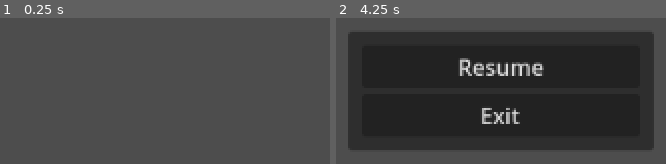
Above: before the commit, frames 1-2 (left to right).
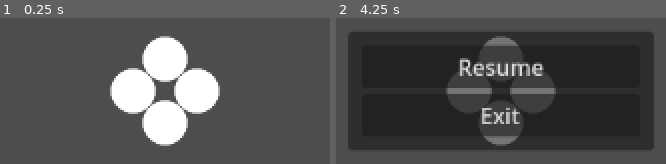
Above: after the commit, the same moments.

Repository: Hokome/BulletHellJam5
Game: Godot game, scene res://game.tscn
The game is run twice, just before and just after one commit, with the same random seed, the same clock (stepped at 60 frames per second) and the same inputs.
Inputs (mouse positions are in pixels of both pictures, inside the frame that each line leads up to):
- Up to frame 1 (0.25 s): no input
- Up to frame 2 (4.25 s): tap Enter at 0.5, 2, 3.5 s; move the mouse to (outside the picture) at 0.52 s; click (outside the picture) at 0.6 s; right-click (outside the picture) at 0.8 s; tap Space at 1.25, 2.75 s; move the mouse to (outside the picture) at 1.27 s; right-click (outside the picture) at 1.35 s; click (outside the picture) at 1.55 s; move the mouse to (outside the picture) at 2.02 s; click (outside the picture) at 2.1 s; right-click (outside the picture) at 2.3 s; move the mouse to (outside the picture) at 2.77 s; right-click (outside the picture) at 2.85 s; click (outside the picture) at 3.05 s; move the mouse to (outside the picture) at 3.52 s; click (outside the picture) at 3.6 s; right-click (outside the picture) at 3.8 s; tap Escape at 4.15 s

The runs differ from the first frame. In frame 1, 14% of the frame differs, in the area x 33-67%, y 12-88%; in frame 2, 11%.

Commit message:
Squad movement

Diff:
--- /dev/null
+++ b/battle.tscn
@@ -0,0 +1,10 @@
+[gd_scene load_steps=4 format=3 uid="uid://bdo7efopvylma"]
+
+[ext_resource type="Script" path="res://game.gd" id="1_j42mj"]
+[ext_resource type="PackedScene" uid="uid://bk07ru2b158kg" path="res://player.tscn" id="2_afout"]
+[ext_resource type="PackedScene" uid="uid://c3rnrx8rsva0w" path="res://units/squad.tscn" id="3_vaku5"]
+
+[node name="battle" type="Node2D"]
+script = ExtResource("1_j42mj")
+player_scene = ExtResource("2_afout")
+squad = ExtResource("3_vaku5")
--- a/debug/debugger.gd
+++ b/debug/debugger.gd
@@ -2,7 +2,7 @@
 
 var show_cli := false
 
-func _process(delta):
+func _process(_delta):
 	if Input.is_action_just_pressed("debug_console"):
 		toggle_cli()
 
--- a/debug/debugger.tscn
+++ b/debug/debugger.tscn
@@ -2,10 +2,10 @@
 
 [ext_resource type="Script" path="res://debug/debugger.gd" id="1_ory72"]
 
-[node name="Debugger" type="CanvasLayer"]
+[node name="debugger" type="CanvasLayer"]
 script = ExtResource("1_ory72")
 
-[node name="CLI" type="LineEdit" parent="."]
+[node name="cli" type="LineEdit" parent="."]
 visible = false
 anchors_preset = 12
 anchor_top = 1.0
--- /dev/null
+++ b/game.gd
@@ -0,0 +1,10 @@
+class_name Game extends Node2D
+
+@export var player_scene: PackedScene
+@export var squad: PackedScene
+
+func _ready():
+	add_child(player_scene.instantiate())
+	add_child(squad.instantiate())
+
+func player() -> Player: return $player as Player
--- a/game.tscn
+++ b/game.tscn
@@ -1,5 +1,3 @@
-[gd_scene format=3 uid="uid://bdo7efopvylma"]
+[gd_scene format=3 uid="uid://pt5xfmbkw24k"]
 
-[node name="Game" type="Node2D"]
-
-[node name="Camera2D" type="Camera2D" parent="."]
+[node name="game" type="Node2D"]
--- /dev/null
+++ b/player.gd
@@ -0,0 +1,11 @@
+class_name Player extends Camera2D
+
+var hovered_squad: Squad
+var selected_squad: Squad
+
+func _process(_delta):
+	if Input.is_action_just_pressed("select_squad"):
+		selected_squad = hovered_squad
+
+	if selected_squad != null and Input.is_action_just_pressed("squad_action"):
+		selected_squad.target_position = get_local_mouse_position()
--- /dev/null
+++ b/player.tscn
@@ -0,0 +1,6 @@
+[gd_scene load_steps=2 format=3 uid="uid://bk07ru2b158kg"]
+
+[ext_resource type="Script" path="res://player.gd" id="1_hjbyq"]
+
+[node name="player" type="Camera2D"]
+script = ExtResource("1_hjbyq")
--- a/project.godot
+++ b/project.godot
@@ -20,6 +20,12 @@
 menus="*res://ui/menus.tscn"
 time_manager="*res://time_manager.gd"
 debugger="*res://debug/debugger.tscn"
+battle="*res://battle.tscn"
+
+[editor]
+
+naming/node_name_num_separator=2
+naming/node_name_casing=2
 
 [input]
 
@@ -28,3 +34,13 @@
 "events": [Object(InputEventKey,"resource_local_to_scene":false,"resource_name":"","device":-1,"window_id":0,"alt_press …(181 unchanged characters)…
 ]
 }
+select_squad={
+"deadzone": 0.5,
+"events": [Object(InputEventMouseButton,"resource_local_to_scene":false,"resource_name":"","device":-1,"window_id":0,"alt_pressed":false,"shift_pressed":false,"ctrl_pressed":false,"meta_pressed":false,"button_mask":0,"position":Vector2(0, 0),"global_position":Vector2(0, 0),"factor":1.0,"button_index":1,"canceled":false,"pressed":false,"double_click":false,"script":null)
+]
+}
+squad_action={
+"deadzone": 0.5,
+"events": [Object(InputEventMouseButton,"resource_local_to_scene":false,"resource_name":"","device":-1,"window_id":0,"alt_pressed":false,"shift_pressed":false,"ctrl_pressed":false,"meta_pressed":false,"button_mask":2,"position":Vector2(99, 17),"global_position":Vector2(103, 58),"factor":1.0,"button_index":2,"canceled":false,"pressed":true,"double_click":false,"script":null)
+]
+}
--- a/ui/menu_manager.gd
+++ b/ui/menu_manager.gd
@@ -14,5 +14,5 @@
 	if event is InputEventKey:
 		if event.is_pressed() and event.physical_keycode == KEY_ESCAPE:
 			if current_menu.is_empty():
-				select_menu("PauseMenu")
+				select_menu("pause_menu")
 				time_manager.paused = true
--- a/ui/menus.tscn
+++ b/ui/menus.tscn
@@ -3,8 +3,8 @@
 [ext_resource type="PackedScene" uid="uid://dy6kdgxhjl6m5" path="res://ui/pause_menu.tscn" id="1_efv2c"]
 [ext_resource type="Script" path="res://ui/menu_manager.gd" id="1_mkutk"]
 
-[node name="Menus" type="CanvasLayer"]
+[node name="menus" type="CanvasLayer"]
 script = ExtResource("1_mkutk")
 
-[node name="PauseMenu" parent="." instance=ExtResource("1_efv2c")]
+[node name="pause_menu" parent="." instance=ExtResource("1_efv2c")]
 visible = false
--- a/ui/pause_menu.tscn
+++ b/ui/pause_menu.tscn
@@ -2,7 +2,7 @@
 
 [ext_resource type="Script" path="res://ui/pause_menu.gd" id="1_hhid2"]
 
-[node name="PauseMenu" type="PanelContainer"]
+[node name="pause_menu" type="PanelContainer"]
 anchors_preset = 8
 anchor_left = 0.5
 anchor_top = 0.5
@@ -12,28 +12,28 @@
 grow_vertical = 2
 script = ExtResource("1_hhid2")
 
-[node name="MarginContainer" type="MarginContainer" parent="."]
+[node name="margin" type="MarginContainer" parent="."]
 layout_mode = 2
 theme_override_constants/margin_left = 10
 theme_override_constants/margin_top = 10
 theme_override_constants/margin_right = 10
 theme_override_constants/margin_bottom = 10
 
-[node name="VBoxContainer" type="VBoxContainer" parent="MarginContainer"]
+[node name="vbox" type="VBoxContainer" parent="margin"]
 custom_minimum_size = Vector2(200, 0)
 layout_mode = 2
 
-[node name="Resume" type="Button" parent="MarginContainer/VBoxContainer"]
+[node name="resume" type="Button" parent="margin/vbox"]
 layout_mode = 2
 text = "Resume"
 
-[node name="Settings" type="Button" parent="MarginContainer/VBoxContainer"]
+[node name="settings" type="Button" parent="margin/vbox"]
 visible = false
 layout_mode = 2
 
-[node name="Exit" type="Button" parent="MarginContainer/VBoxContainer"]
+[node name="exit" type="Button" parent="margin/vbox"]
 layout_mode = 2
 text = "Exit"
 
-[connection signal="pressed" from="MarginContainer/VBoxContainer/Resume" to="." method="resume"]
-[connection signal="pressed" from="MarginContainer/VBoxContainer/Exit" to="." method="exit"]
+[connection signal="pressed" from="margin/vbox/resume" to="." method="resume"]
+[connection signal="pressed" from="margin/vbox/exit" to="." method="exit"]
--- /dev/null
+++ b/units/squad.gd
@@ -0,0 +1,31 @@
+class_name Squad extends CharacterBody2D
+
+@export var speed: float
+@export var min_target_dist: float
+
+@onready var direction_line = $direction_line
+
+var hovered := false
+var selected := false
+
+var target_position: Vector2
+
+func _process(_delta):
+	direction_line.visible = not is_at_destination()
+	direction_line.points[1] = target_position - position
+
+func _physics_process(delta):
+	if not is_at_destination():
+		var diff = (target_position - position)
+		velocity = diff.normalized() * speed
+		move_and_slide()
+
+func is_at_destination() -> bool: return (target_position - position).length() <= min_target_dist
+
+func _on_mouse_entered():
+	hovered = true
+	battle.player().hovered_squad = self
+
+func _on_mouse_exited():
+	hovered = false
+	battle.player().hovered_squad = null
--- /dev/null
+++ b/units/squad.tscn
@@ -0,0 +1,39 @@
+[gd_scene load_steps=4 format=3 uid="uid://c3rnrx8rsva0w"]
+
+[ext_resource type="Script" path="res://units/squad.gd" id="1_vpg5f"]
+[ext_resource type="PackedScene" uid="uid://ctn35r33n8khl" path="res://units/unit.tscn" id="2_4gybm"]
+
+[sub_resource type="CircleShape2D" id="CircleShape2D_6te3u"]
+radius = 40.0
+
+[node name="squad" type="CharacterBody2D"]
+input_pickable = true
+motion_mode = 1
+platform_on_leave = 2
+script = ExtResource("1_vpg5f")
+speed = 200.0
+min_target_dist = 5.0
+
+[node name="unit" parent="." instance=ExtResource("2_4gybm")]
+position = Vector2(0, -23)
+
+[node name="unit_2" parent="." instance=ExtResource("2_4gybm")]
+position = Vector2(-23, 0)
+
+[node name="unit_3" parent="." instance=ExtResource("2_4gybm")]
+position = Vector2(23, 0)
+
+[node name="unit_4" parent="." instance=ExtResource("2_4gybm")]
+position = Vector2(0, 23)
+
+[node name="collider" type="CollisionShape2D" parent="."]
+shape = SubResource("CircleShape2D_6te3u")
+
+[node name="direction_line" type="Line2D" parent="."]
+z_index = -1
+points = PackedVector2Array(0, 0, 0, 0)
+width = 4.0
+default_color = Color(1, 1, 1, 0.392157)
+
+[connection signal="mouse_entered" from="." to="." method="_on_mouse_entered"]
+[connection signal="mouse_exited" from="." to="." method="_on_mouse_exited"]
--- /dev/null
+++ b/units/unit.tscn
@@ -0,0 +1,17 @@
+[gd_scene load_steps=3 format=3 uid="uid://ctn35r33n8khl"]
+
+[ext_resource type="Texture2D" uid="uid://dp8bwsiiev8fw" path="res://circle.png" id="1_ewfjp"]
+
+[sub_resource type="CircleShape2D" id="CircleShape2D_mqdab"]
+radius = 16.0
+
+[node name="unit" type="Node2D"]
+
+[node name="sprite" type="Sprite2D" parent="."]
+scale = Vector2(0.25, 0.25)
+texture = ExtResource("1_ewfjp")
+
+[node name="hurtbox" type="Area2D" parent="."]
+
+[node name="shape" type="CollisionShape2D" parent="hurtbox"]
+shape = SubResource("CircleShape2D_mqdab")
